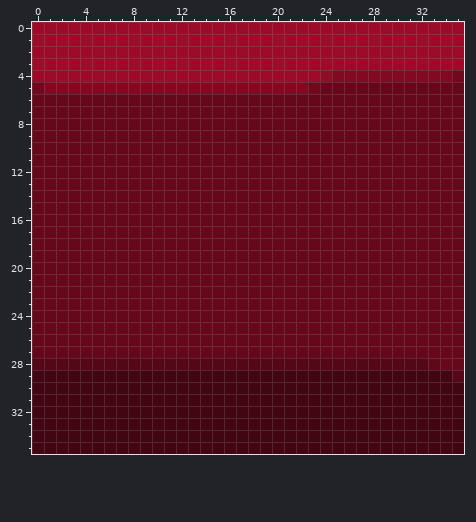
Pixel-art sprite, stored at red.png. The picture above is the old version.
The file is 36x36 pixels. Colours within 5 levels of each other are drawn and written as one.
After:
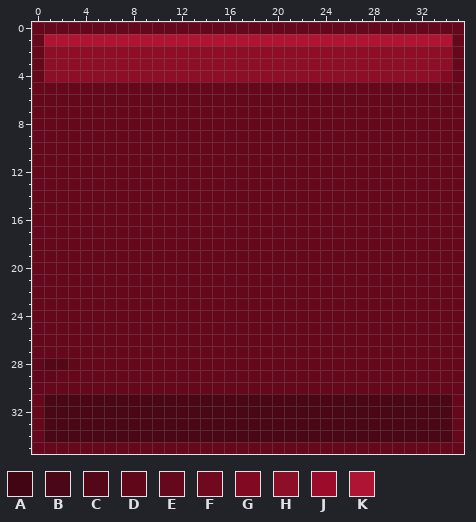
Palette (. is transparent): A #420512  B #4a0715  C #540716  D #600719  E #66081b  F #70081e  G #810a22  H #8c0e27  J #9c0c2a  K #af1533
From old to new:
The author changed colour A to colour B in rows 31 to 34 at x 1 to 34.
The author changed colour A to colour D in row 29 at x 0 to 1.
The author changed colour C to colour D in row 28 at x 0 and 3.
The author changed colour A to colour E in row 29 at x 2 to 34; in row 30 at x 0 to 35; in rows 31 to 34 at x 0 and 35; in row 35 at x 0 to 35.
The author changed colour C to colour E in row 28 at x 4 to 32; in row 29 at x 35.
The author changed colour D to colour E in row 28 at x 33.
The author changed colour F to colour E in row 4 at x 35; in row 5 at x 0 and 23.
The author changed colour G to colour E in row 5 at x 1 to 22.
The author changed colour J to colour E in row 0 at x 0 to 35; in rows 1 to 3 at x 0 and 35; in row 4 at x 0.
The author changed colour G to colour H in row 4 at x 25 to 33.
The author changed colour J to colour H in rows 2 to 3 at x 1 to 34; in row 4 at x 1 to 23.
The author changed colour J to colour K in row 1 at x 1 to 34.
Changed places in both pictures, as pixel boxes (x1, y1, x2, y2):
changed: (32, 22, 464, 94)
changed: (32, 358, 464, 454)
